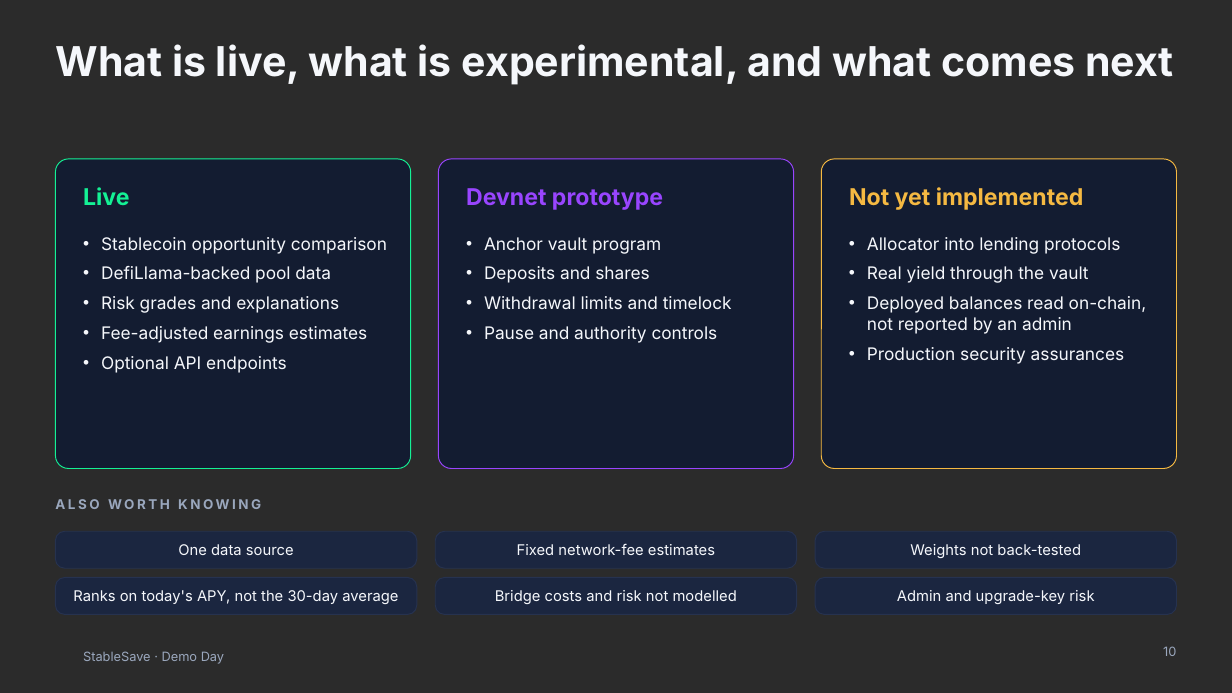
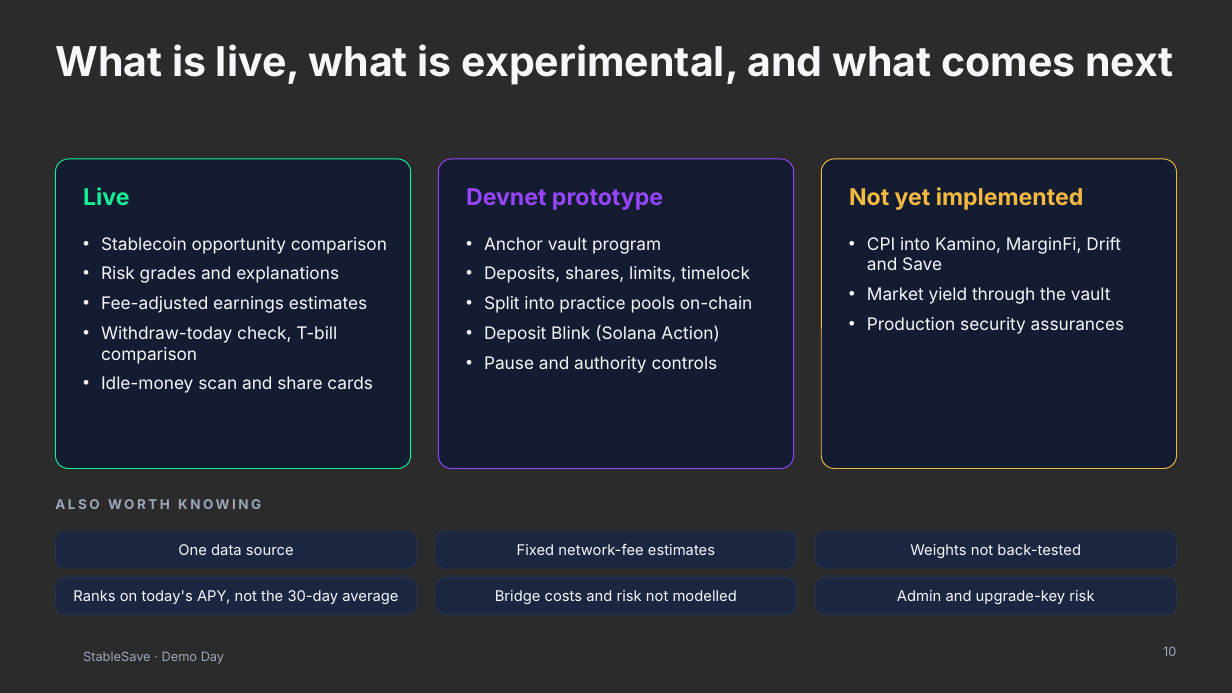
Before and after one commit to Theophilus2003/Stablesaver, a slide deck: slide 10 of presentation/StableSave-Demo-Day.pptx. Drawn at 1232x693 pixels with LibreOffice and Linux fonts; fonts in the diff are those of the drawing; background and template pictures are left out; a plain dark background stands for a picture behind light text. Boxes give left, top, right and bottom in pixels: in the first picture for what was removed or moved away, otherwise in the second. Text is boxed around its words. In the diff, an @@ line names an element or a change of style, - is before the commit and + after.

```diff
--- a/presentation/StableSave-Demo-Day.pptx
+++ b/presentation/StableSave-Demo-Day.pptx
@@ text at (867, 237, 1121, 304): text changed @@
-• Allocator into lending protocols
-• Real yield through the vault
-• Deployed balances read on-chain, not reported by an admin
+• CPI into Kamino, MarginFi, Drift and Save
+• Market yield through the vault
@@ text at (101, 266, 331, 283): paragraph removed @@
-• DefiLlama-backed pool data
@@ text at (484, 266, 753, 343): text changed @@
-• Deposits and shares
-• Withdrawal limits and timelock
+• Deposits, shares, limits, timelock
+• Split into practice pools on-chain
+• Deposit Blink (Solana Action)
@@ text at (101, 326, 373, 393): text changed @@
-• Optional API endpoints
+• Withdraw-today check, T-bill comparison
+• Idle-money scan and share cards
```
Also in this commit, not shown: 3 other slides changed, 7 other files.
